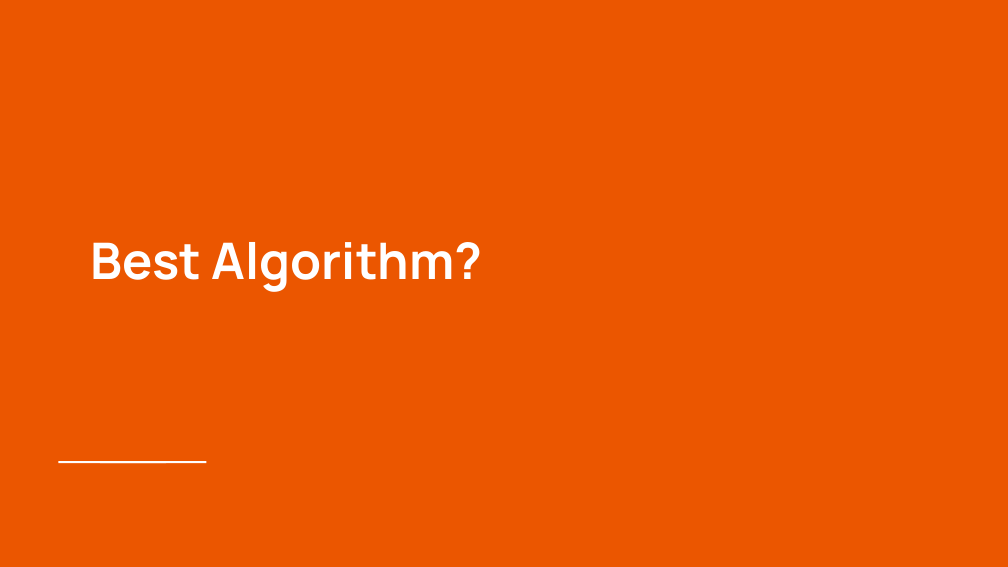
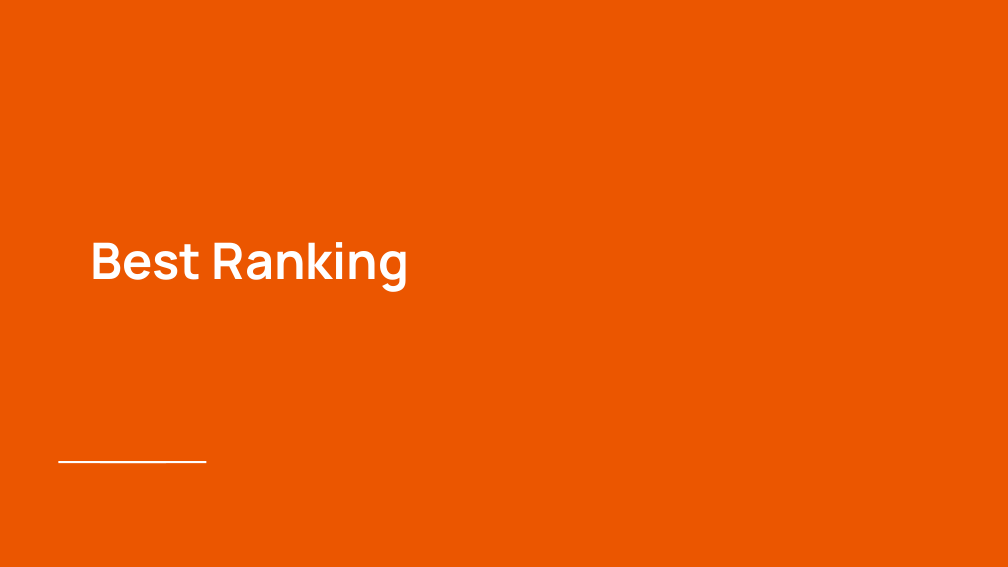
Before and after one commit to RepoGarage/federico-cv2, a slide deck: slide 38 of VISI_KOMPUTER_TRY_ALGORITHM.pptx (slide 51 before the commit). Drawn at 1008x567 pixels with LibreOffice and Linux fonts; fonts in the diff are those of the drawing. Boxes give left, top, right and bottom in pixels: in the first picture for what was removed or moved away, otherwise in the second. Text is boxed around its words. In the diff, an @@ line names an element or a change of style, - is before the commit and + after.

```diff
--- a/VISI_KOMPUTER_TRY_ALGORITHM.pptx
+++ b/VISI_KOMPUTER_TRY_ALGORITHM.pptx
@@ title at (90, 242, 410, 292): text changed @@
-Best Algorithm?
+Best Ranking
```
Also in this commit, not shown: 7 other slides changed, 31 slides added, 44 slides removed, 15 other files.
